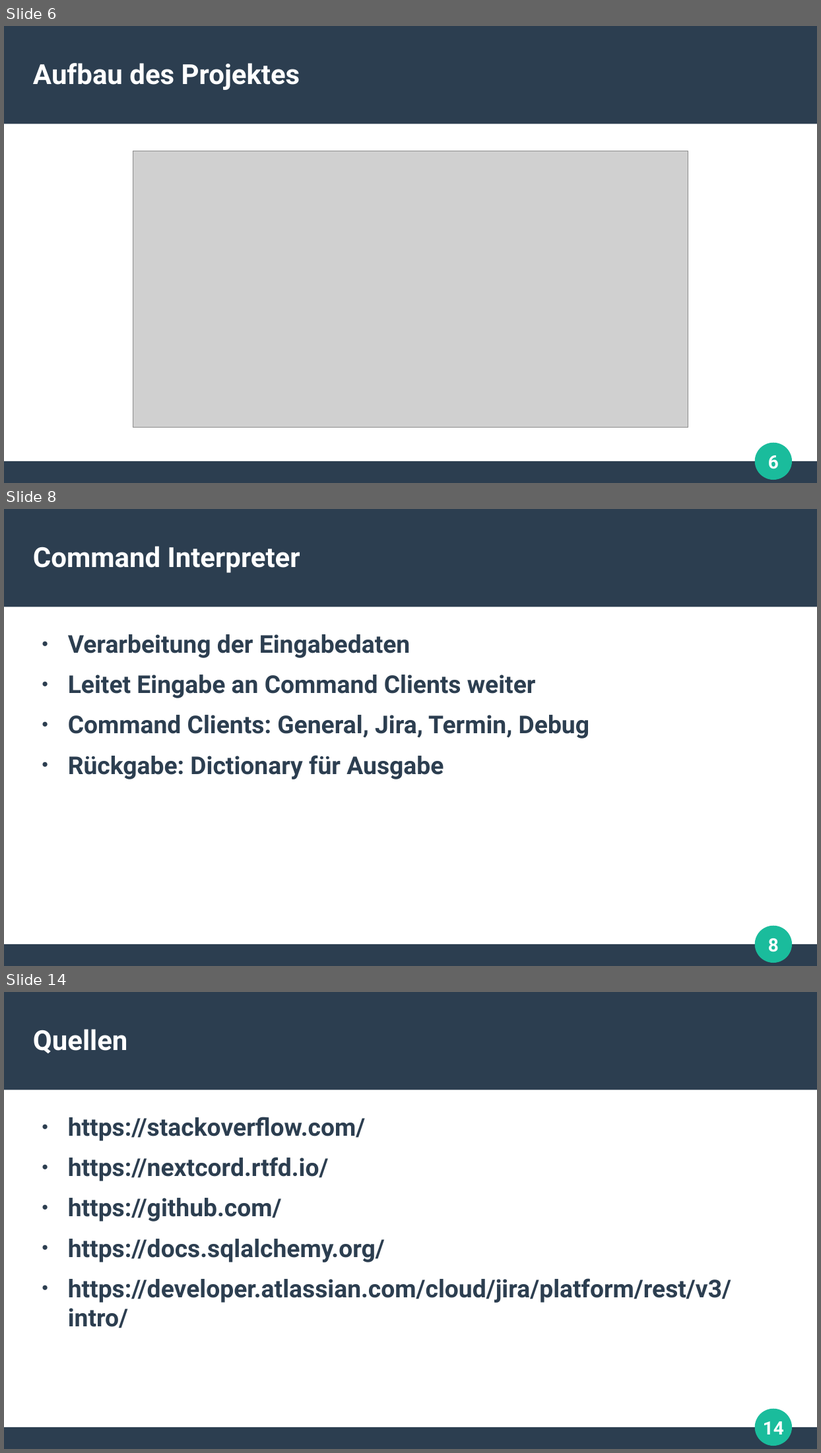
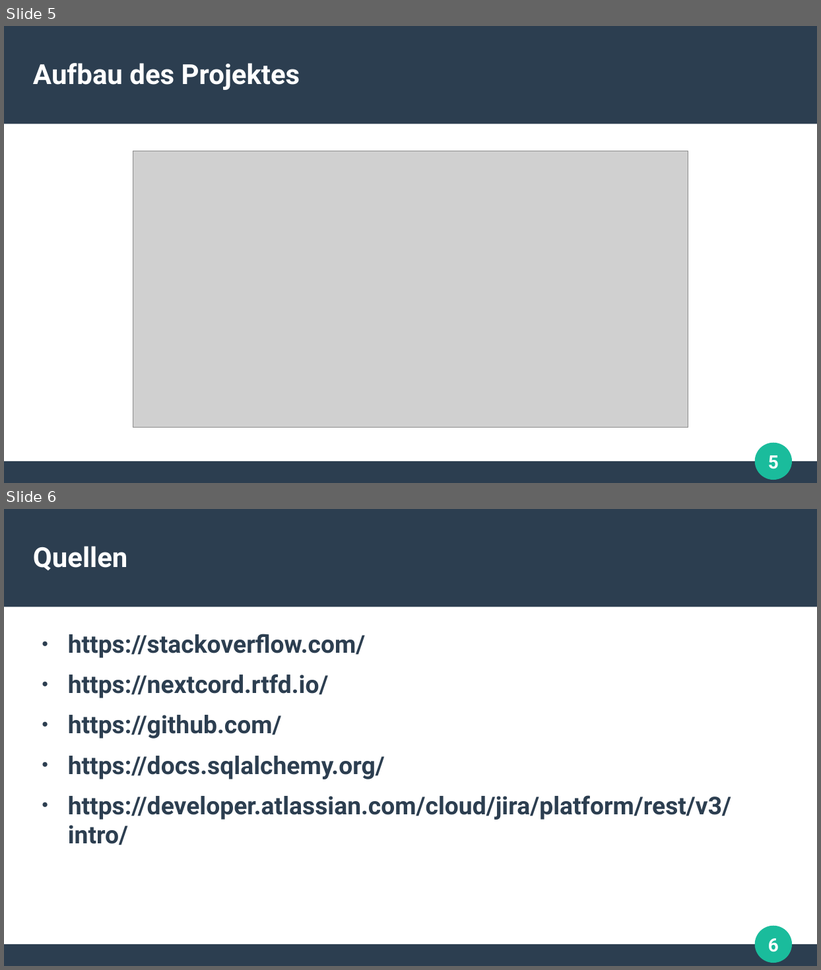
Before and after one commit to ARez2/Cordic, a slide deck: docs/Präsi_SRZ_Preis.odp. Shown one above the other, each under a label of ours: slides 6, 8 and 14 before the commit, slides 5 and 6 after it; the slides between them are not shown. The pictures are 821x1453 and 821x970 pixels, drawn with LibreOffice and Linux fonts; fonts in the diff are those of the drawing; grey boxes stand for pictures. Boxes give left, top, right and bottom in pixels: in the first picture for what was removed or moved away, otherwise in the second. Text is boxed around its words. In the diff, an @@ line names an element or a change of style, - is before the commit and + after.

```diff
--- a/docs/Präsi_SRZ_Preis.odp
+++ b/docs/Präsi_SRZ_Preis.odp
@@ slide 8 removed at (4, 509, 817, 966), background #FFFFFF; not listed: 4 template elements that a slide beside it also shows @@
@@ title removed at (33, 546, 300, 573) @@
-Command Interpreter
@@ text removed at (68, 634, 589, 780) @@
-● Verarbeitung der Eingabedaten
-● Leitet Eingabe an Command Clients weiter
-● Command Clients: General, Jira, Termin, Debug
-● Rückgabe: Dictionary für Ausgabe
@@ what was slide 6 is now slide 5 @@
@@ page number at (768, 456, 779, 470): text changed @@
-6
+5
@@ what was slide 14 is now slide 6 @@
@@ page number at (768, 939, 779, 953): text changed @@
-14
+6
```
Also in this commit, not shown: 7 other slides removed.
